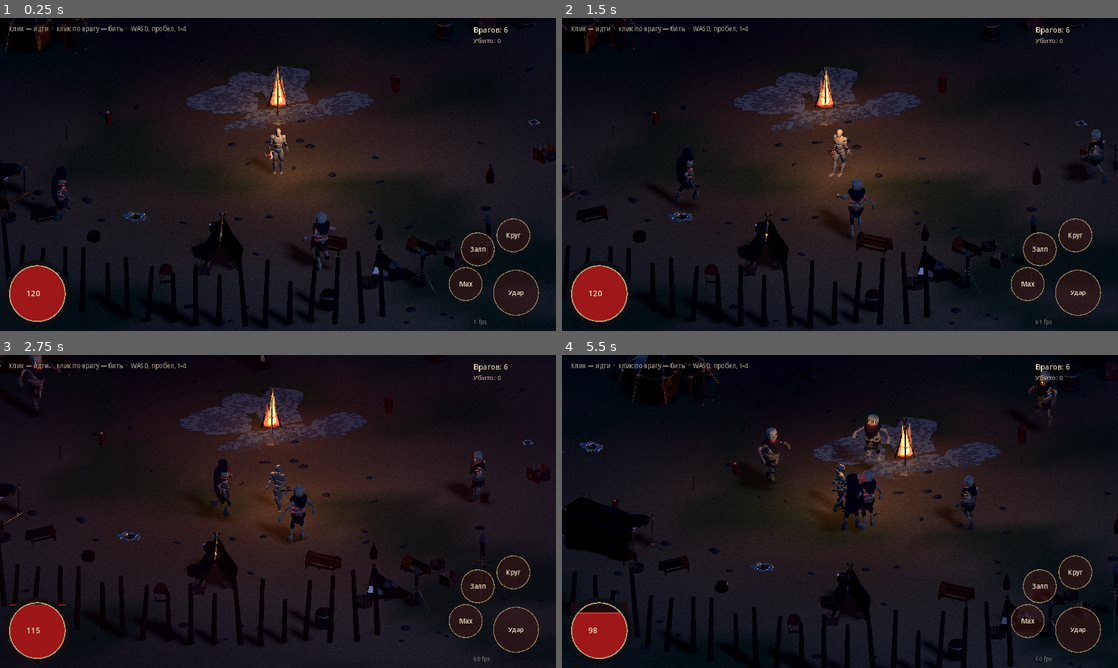
Above: before the commit, frames 1-4 (two rows, left to right).
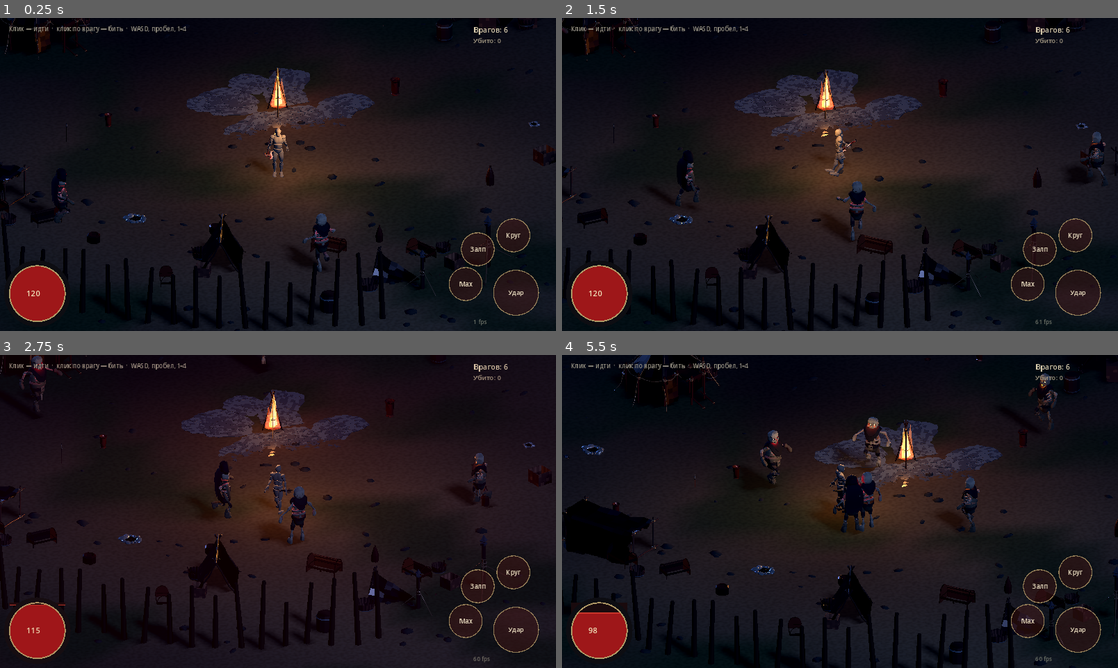
Above: after the commit, the same moments.

Repository: crucian1812-a11y/new2
Game: Godot game, scene res://scenes/main.tscn
Two runs of this game, one before a commit and one after it. Both use one fixed random seed, a clock stepped at 60 frames per second and the inputs below.
Inputs (mouse positions are in pixels of both pictures, inside the frame that each line leads up to):
- Up to frame 1 (0.25 s): no input
- Up to frame 2 (1.5 s): tap Enter at 0.5 s; move the mouse to (962, 158) at 0.52 s; tap 1 at 0.6 s; click (962, 158) at 0.67 s; drag from (728, 190) to (812, 237) at 1.27 s
- Up to frame 3 (2.75 s): move the mouse to (333, 442) at 2.02 s; tap 1 at 2.1 s; click (333, 442) at 2.17 s
- Up to frame 4 (5.5 s): drag from (812, 574) to (673, 464) at 2.77 s; move the mouse to (1006, 558) at 3.52 s; tap 1 at 3.6, 5.1 s; click (1006, 558) at 3.67 s; drag from (673, 464) to (756, 433) at 4.27 s; move the mouse to (867, 511) at 5.02 s; click (867, 511) at 5.17 s

The runs differ from the first frame. In frame 1, 2.8% of the frame differs, in the area x 0-100%, y 0-100%; in frame 2, 4.4%; in frame 3, 4.4%; in frame 4, 5.6%.

Commit message:
Stand the figures on the ground instead of in it
The ground was drawn as a heightfield and collided with as a flat box, on the
reasoning — written into the comment, which made it look considered — that the
relief was "under a tenth of a stride". It is not. It runs plus and minus
twenty-six centimetres against a figure a metre eighty tall, so everything in
the camp walked along y=0 while the earth rose around it, and a body got cut
off at the shin by ground standing in front of it. Hero and monsters alike,
because they all stood on the same lie.

HeightMapShape3D now samples the same height function the mesh was built from,
and the game reports both a figure's feet and the ground under them through the
probe so the check is a measurement rather than a look: worst gap over a walk
was 0.069 m with the flat box near the spawn — and up to the full 0.26 m
wherever the ground is higher — against 0.001 m now.

This was found while chasing a report that every unit had gone transparent,
and it is not that. The units are opaque: rendered against a magenta ground
and a magenta background, not one pixel shows through either the hero or the
skeletons. Two checks were wrong before that one was right — a model sheet on
a near-black background, where a half-transparent figure merely looks darker,
proved nothing at all. Painting the thing behind them a colour nothing else in
the scene can produce is the test that answers in one render, and it is the
second time this week it has been the test that settled it.

Co-Authored-By: Claude Opus 5 <noreply@anthropic.com>
Claude-Session: https://claude.ai/code/session_01SY1DcEQWeQVw2XpDykX366

Diff:
--- a/godot/scripts/game.gd
+++ b/godot/scripts/game.gd
@@ -24,6 +24,7 @@
 var player: Player
 var hud: HUD
 var controls: TouchControls
+var ground_at: Callable = func(_x: float, _z: float) -> float: return 0.0
 var enemies: Array = []
 var rng := RandomNumberGenerator.new()
 var fx_scene: PackedScene
@@ -75,7 +76,7 @@
 
 	const HALF := 34.0
 	const CELLS := 56
-	const RELIEF := 0.30
+	const RELIEF := 0.26
 	var step := HALF * 2.0 / CELLS
 	var verts := PackedVector3Array()
 	var norms := PackedVector3Array()
@@ -90,6 +91,9 @@
 
 	var h := func(x: float, z: float) -> float:
 		return n.get_noise_2d(x, z) * RELIEF
+	# Kept so the game can be asked, at any point, how high its own ground is
+	# there. A figure standing lower than that is a figure buried in it.
+	ground_at = h
 
 	for j in CELLS + 1:
 		for i in CELLS + 1:
@@ -167,14 +171,31 @@
 	mesh.cast_shadow = GeometryInstance3D.SHADOW_CASTING_SETTING_OFF
 	add_child(mesh)
 
-	# The collision stays flat. The relief is under a tenth of a stride and a
-	# heightmap body would cost more than the difference is worth.
+	# The collision follows the relief, and this is not an optimisation to
+	# skip.
+	#
+	# It was a flat box, on the reasoning that the bumps were "under a tenth of
+	# a stride". They are not: the relief runs plus and minus three tenths of a
+	# metre against a figure one metre eighty tall. Everything walks at y=0
+	# while the ground in front of it rises, so a body gets cut off at the shin
+	# by earth standing in front of it — which, on a small screen, reads as the
+	# figures being see-through. Hero and monsters alike, because they all
+	# stand on the same lie.
 	var body := StaticBody3D.new()
 	var col := CollisionShape3D.new()
-	var box := BoxShape3D.new()
-	box.size = Vector3(HALF * 2.0, 0.4, HALF * 2.0)
-	col.shape = box
-	col.position.y = -0.2
+	var hm := HeightMapShape3D.new()
+	# HeightMapShape3D's cells are one unit across and it centres itself on
+	# its origin, so the point count is the span plus one.
+	var n_pts := int(HALF * 2.0) + 1
+	hm.map_width = n_pts
+	hm.map_depth = n_pts
+	var data := PackedFloat32Array()
+	data.resize(n_pts * n_pts)
+	for j in n_pts:
+		for i in n_pts:
+			data[j * n_pts + i] = float(h.call(-HALF + i, -HALF + j))
+	hm.map_data = data
+	col.shape = hm
 	body.add_child(col)
 	add_child(body)
 
@@ -865,7 +886,7 @@
 		var info := func(k: int) -> int: return RenderingServer.get_rendering_info(k)
 		JavaScriptBridge.eval(("window.__weg={x:%f,z:%f,hp:%f,kills:%d,alive:%d,fps:%d," +
 			"tris:%d,draws:%d,objects:%d,texmem:%d,bufmem:%d,cd:[%.2f,%.2f,%.2f,%.2f]," +
-			"vw:%d,vh:%d,sx:%.3f,sy:%.3f}") % [
+			"vw:%d,vh:%d,sx:%.3f,sy:%.3f,y:%.3f,gy:%.3f}") % [
 			player.global_position.x, player.global_position.z,
 			player.hp, kills, enemies.size(),
 			Engine.get_frames_per_second(),
@@ -878,4 +899,6 @@
 			player.cooldowns[2], player.cooldowns[3],
 			get_viewport().get_visible_rect().size.x,
 			get_viewport().get_visible_rect().size.y,
-			player.stick.x, player.stick.y], true)
+			player.stick.x, player.stick.y,
+			player.global_position.y,
+			float(ground_at.call(player.global_position.x, player.global_position.z))], true)
--- a/godot/scripts/lineup.gd
+++ b/godot/scripts/lineup.gd
@@ -32,7 +32,10 @@
 	var env := WorldEnvironment.new()
 	var e := Environment.new()
 	e.background_mode = Environment.BG_COLOR
-	e.background_color = Color(0.045, 0.05, 0.065)
+	# Bright on purpose when asked. A half-transparent figure against a near
+	# black background merely looks darker, which is how a first pass at this
+	# check declared solid what was not.
+	e.background_color = Color(1.0, 0.0, 1.0) if "--loud" in args else Color(0.045, 0.05, 0.065)
 	e.ambient_light_source = Environment.AMBIENT_SOURCE_COLOR
 	e.ambient_light_color = Color(0.30, 0.34, 0.44)
 	e.ambient_light_energy = 0.9
Not shown, changed: godot/README.md
Not shown, changed: tools/web-check.mjs
